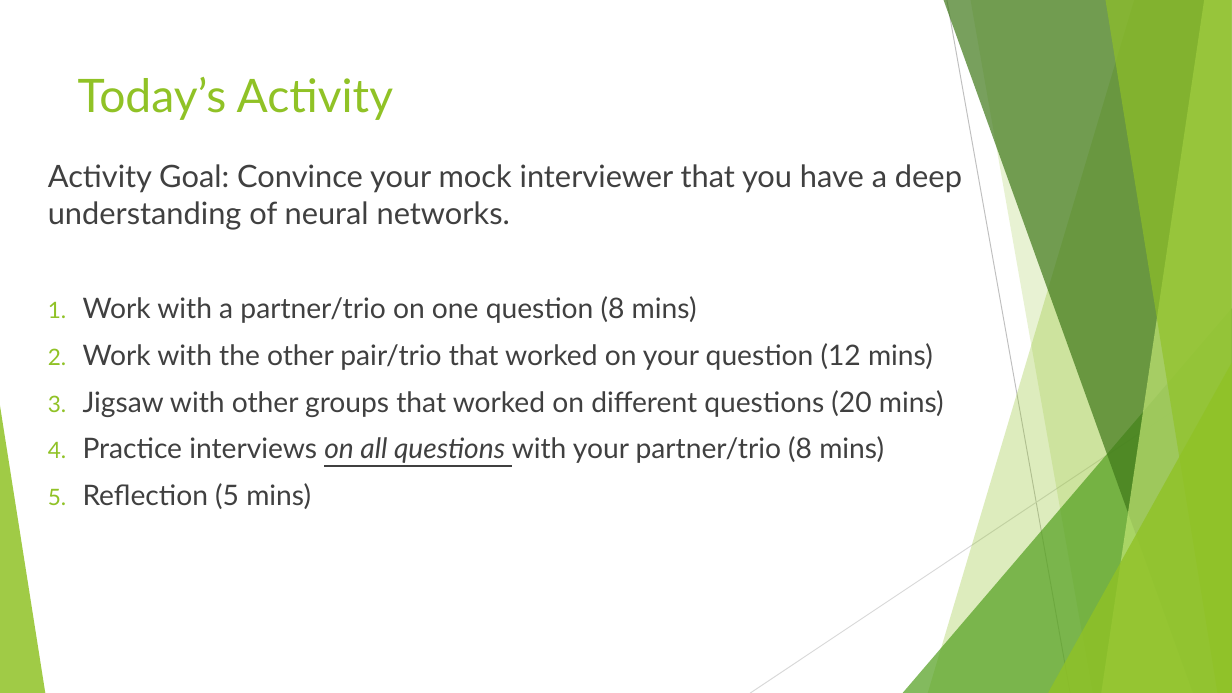
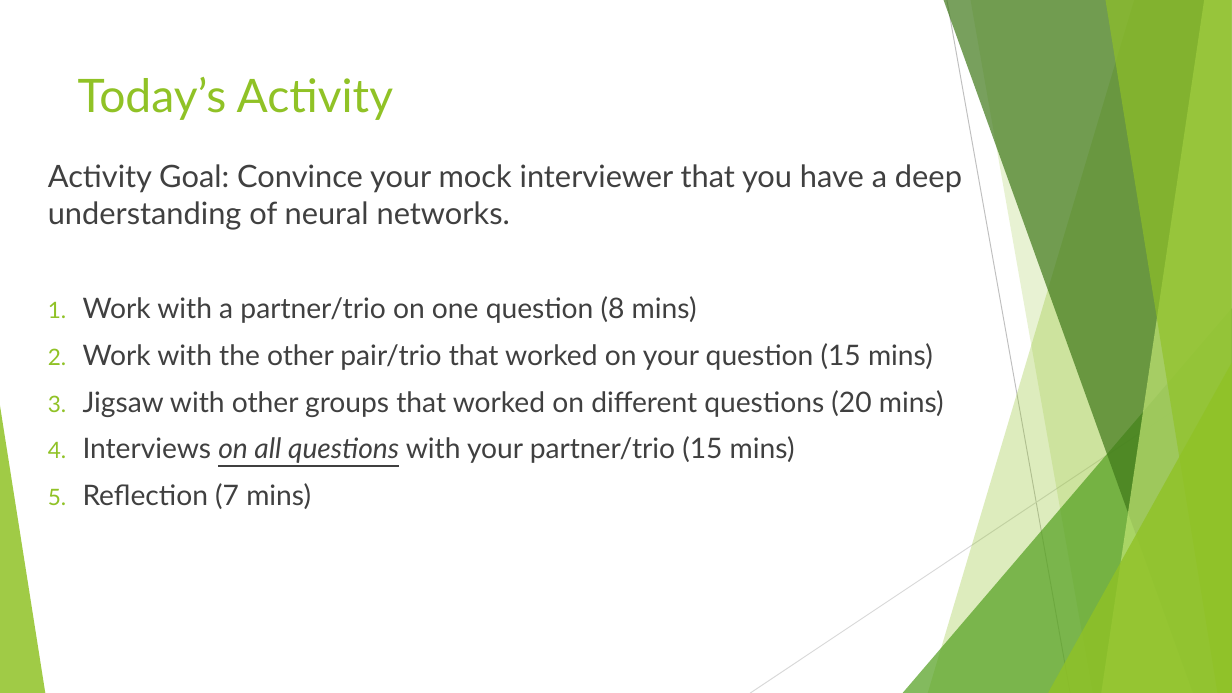
Before and after one commit to DavidBraslow/Neural-Network-Interviews, a slide deck: slide 6 of Neural Network Interviews Slides.pptx. Drawn at 1232x693 pixels with LibreOffice and Linux fonts; fonts in the diff are those of the drawing. Boxes give left, top, right and bottom in pixels: in the first picture for what was removed or moved away, otherwise in the second. Text is boxed around its words. In the diff, an @@ line names an element or a change of style, - is before the commit and + after.

```diff
--- a/Neural Network Interviews Slides.pptx
+++ b/Neural Network Interviews Slides.pptx
@@ text at (83,343,933,370): text changed @@
-2. Work with the other pair/trio that worked on your question (12 mins)
+2. Work with the other pair/trio that worked on your question (15 mins)
@@ text at (83,436,795,509): text changed @@
-4. Practice interviews on all questions with your partner/trio (8 mins)
-5. Reflection (5 mins)
+4. Interviews on all questions with your partner/trio (15 mins)
+5. Reflection (7 mins)
```
Also in this commit, not shown: 2 other slides changed, 1 other file.
